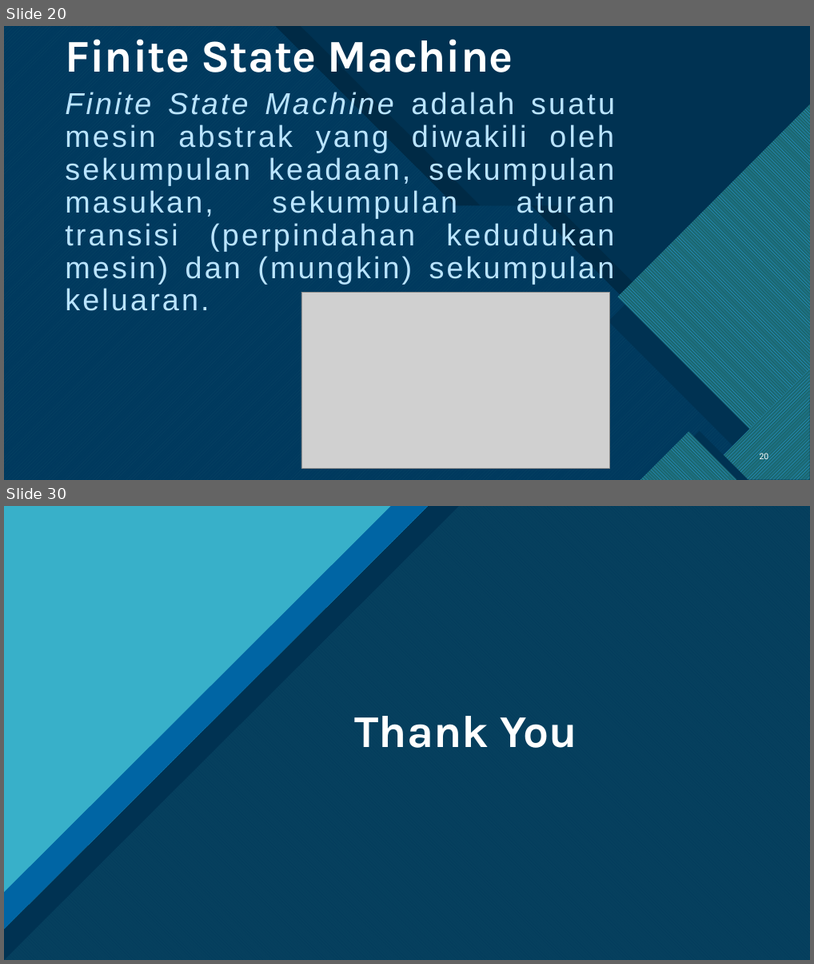
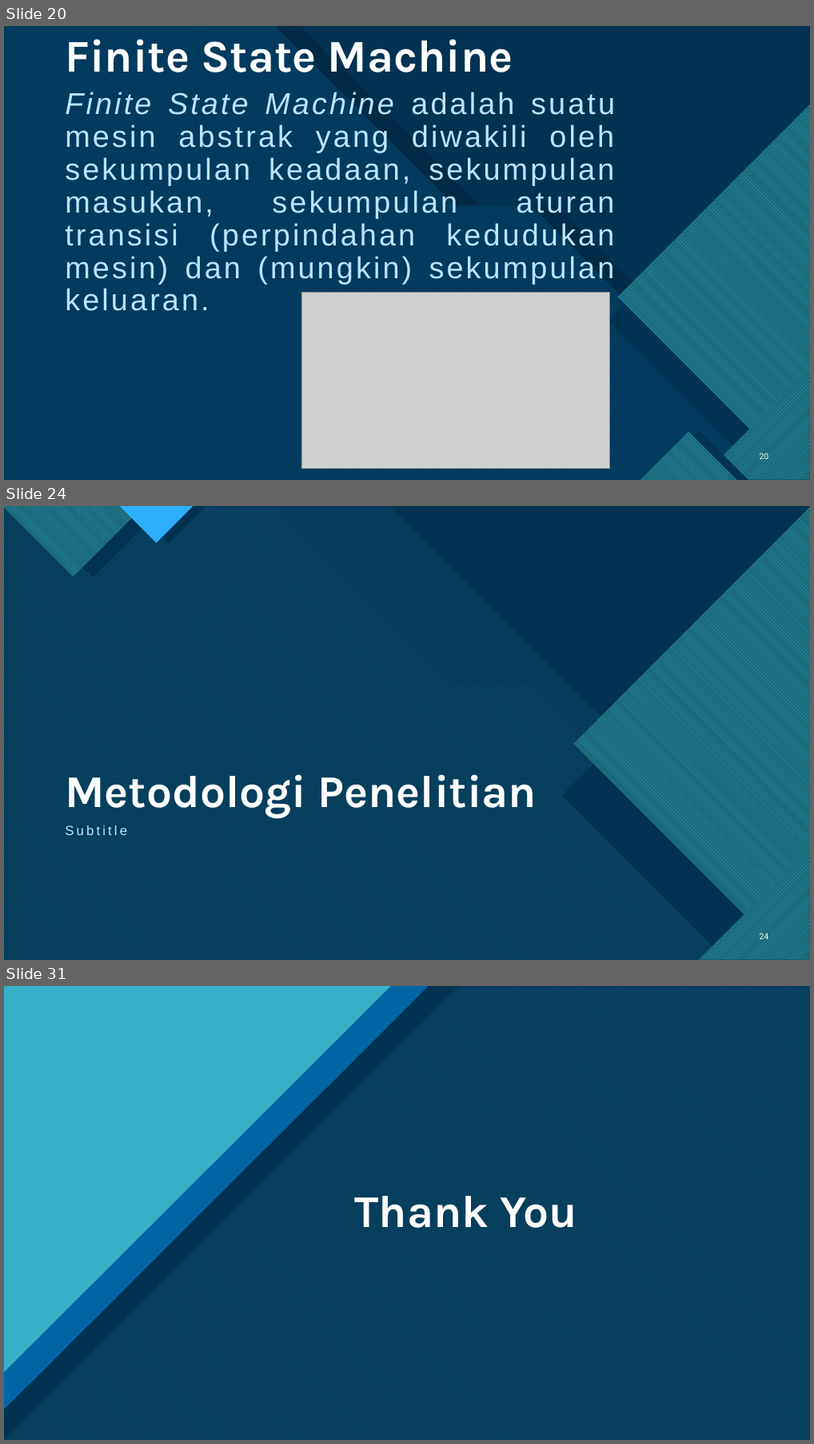
Before and after one commit to AggiaBintangRH/Skripsi, a slide deck: GAME SIMULASI KERJA PRAKTEK MAHASISWA FAKULTAS TEKNOLOGI INFORMASI.pptx. Shown one above the other, each under a label of ours: slides 20 and 30 before the commit, slides 20, 24 and 31 after it; the slides between them are not shown. The pictures are 814x964 and 814x1444 pixels, drawn with LibreOffice and Linux fonts; fonts in the diff are those of the drawing; grey boxes stand for pictures. Boxes give left, top, right and bottom in pixels: in the first picture for what was removed or moved away, otherwise in the second. Text is boxed around its words. In the diff, an @@ line names an element or a change of style, - is before the commit and + after.

```diff
--- a/GAME SIMULASI KERJA PRAKTEK MAHASISWA FAKULTAS TEKNOLOGI INFORMASI.pptx
+++ b/GAME SIMULASI KERJA PRAKTEK MAHASISWA FAKULTAS TEKNOLOGI INFORMASI.pptx
@@ slide 24 added at [4, 506, 810, 960], background #FFFFFF; not listed: 11 template elements that a slide beside it also shows @@
@@ rectangle added at [4, 506, 810, 960], fill #0C4360 @@
@@ freeform shape added at [4, 506, 810, 960], fill #47C3D3 at 74% opacity @@
@@ freeform shape added at [4, 506, 806, 960], fill pattern #0065A4 on #47C3D3 @@
@@ freeform shape added at [4, 506, 810, 960], fill #003352 at 90% opacity @@
@@ freeform shape added at [4, 506, 144, 576], fill pattern #2FAFFF on #1B6872 @@
@@ freeform shape added at [21, 506, 165, 578], fill #003352 @@
@@ freeform shape added at [119, 506, 194, 543], fill pattern #2FAFFF on #1B6872 @@
@@ freeform shape added at [130, 506, 207, 544], fill #003352 @@
@@ right triangle added at [390, 506, 810, 924], fill #003352 @@
@@ freeform shape added at [574, 506, 810, 960], fill pattern #2FAFFF on #1B6872 @@
@@ freeform shape added at [562, 548, 810, 960], fill #003352 @@
@@ title added at [65, 774, 538, 818], 54 pt, text #FFFFFF, bold @@
+Metodologi Penelitian
@@ text added at [65, 825, 127, 835], 16 pt, text #BAE4FF @@
+Subtitle
@@ page number added at [760, 931, 770, 941], 10 pt, text #FFFFFF @@
+24
@@ what was slide 30 is now slide 31 @@
```
Also in this commit, not shown: 1 slide changed, 8 other slides added, 10 slides removed.
